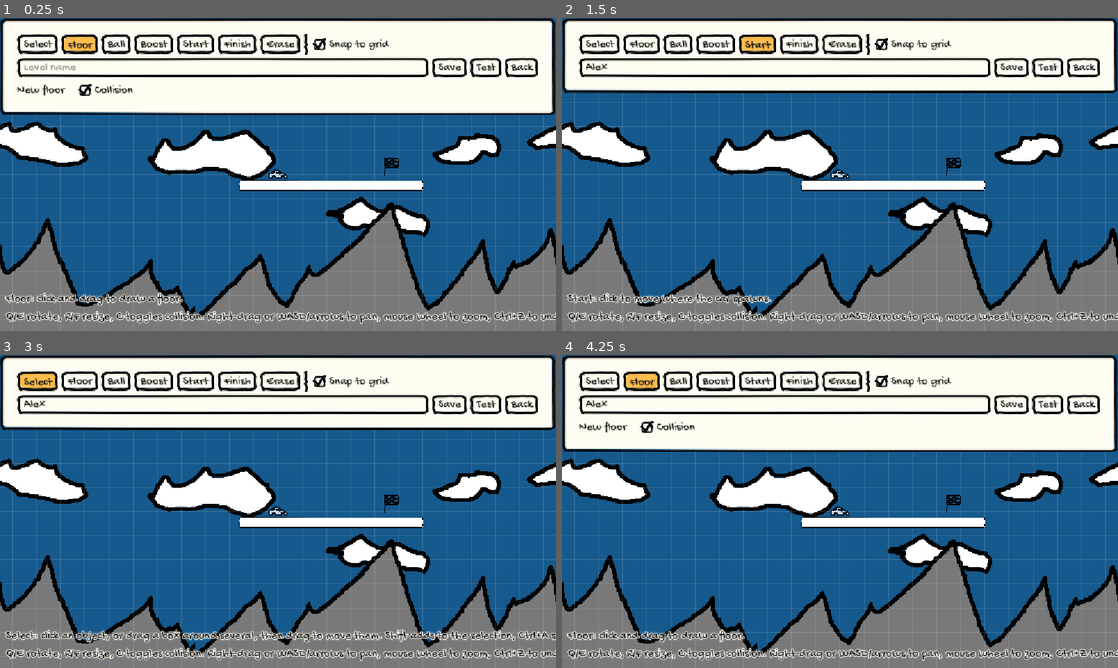
Above: before the commit, frames 1-4 (two rows, left to right).
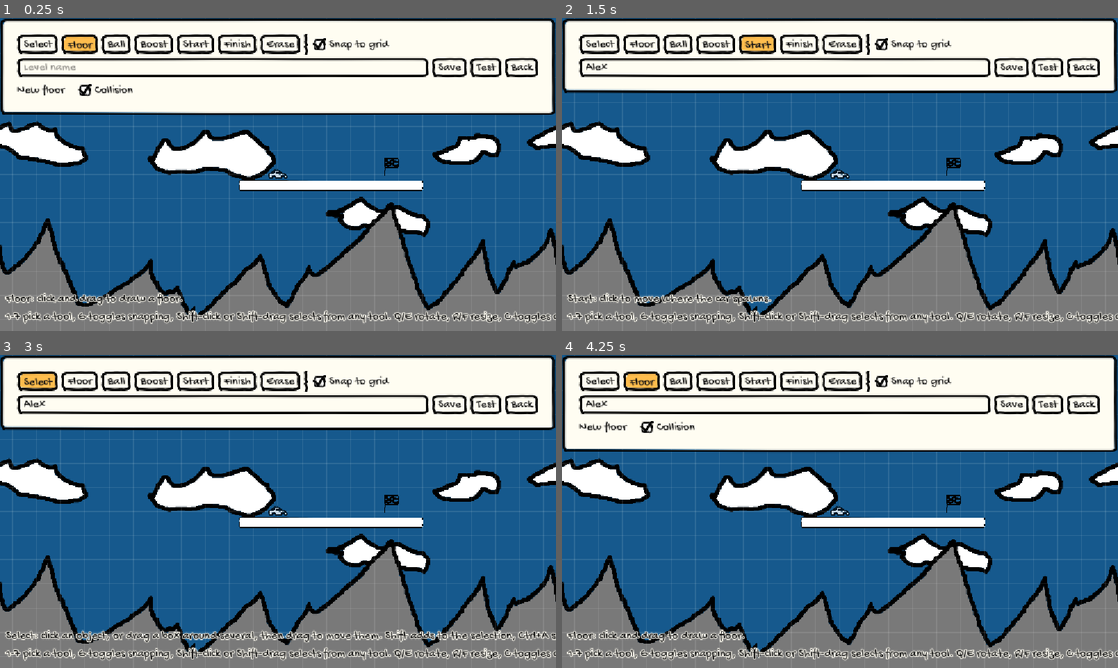
Above: after the commit, the same moments.

Repository: Toemmsen96/crappy-wheels
Game: Godot game, scene res://scenes/level_builder.tscn
Same seed, same stepped clock (60 frames per second), same inputs: the game is played once before the commit and once after it. This scene is started directly instead of the project's main scene.
Inputs (mouse positions are in pixels of both pictures, inside the frame that each line leads up to):
- Up to frame 1 (0.25 s): no input
- Up to frame 2 (1.5 s): click (784, 68) at 0.52 s; type "Alex" at 0.6 s; click "Start" at 1.25 s
- Up to frame 3 (3 s): click "Start" at 2 s; click "Select" at 2.75 s
- Up to frame 4 (4.25 s): click "Floor" at 3.5 s

The runs differ from the first frame. In frame 1, 2.1% of the frame differs, in the area x 0-100%, y 93-98%; in frame 2, 2.1%; in frame 3, 2.1%; in frame 4, 2.1%.

Commit message:
:sparkles: updated level builder

Diff:
--- a/scripts/level_builder.gd
+++ b/scripts/level_builder.gd
@@ -23,6 +23,18 @@
 const FREE_ANGLE_STEP := 1.0
 ## R/F multiply or divide the size by this.
 const RESIZE_FACTOR := 1.1
+## Ctrl+D puts the copies this far from the originals, so both can be seen.
+const DUPLICATE_OFFSET := Vector2(GRID_SIZE, GRID_SIZE) * 2.0
+## The number keys pick the tools in the order of the toolbar.
+const TOOL_KEYS := {
+	KEY_1: MapBuilderUI.Tool.SELECT, KEY_KP_1: MapBuilderUI.Tool.SELECT,
+	KEY_2: MapBuilderUI.Tool.FLOOR, KEY_KP_2: MapBuilderUI.Tool.FLOOR,
+	KEY_3: MapBuilderUI.Tool.BALL, KEY_KP_3: MapBuilderUI.Tool.BALL,
+	KEY_4: MapBuilderUI.Tool.BOOST, KEY_KP_4: MapBuilderUI.Tool.BOOST,
+	KEY_5: MapBuilderUI.Tool.START, KEY_KP_5: MapBuilderUI.Tool.START,
+	KEY_6: MapBuilderUI.Tool.FINISH, KEY_KP_6: MapBuilderUI.Tool.FINISH,
+	KEY_7: MapBuilderUI.Tool.ERASE, KEY_KP_7: MapBuilderUI.Tool.ERASE,
+}
 # Size slider ranges for common sizes. Typing in the size box goes further, up to the LevelData limits.
 const FLOOR_LENGTH_SLIDER_MIN := 10.0
 const FLOOR_LENGTH_SLIDER_MAX := 1000.0
@@ -90,6 +102,8 @@
 var _box_start := Vector2.ZERO
 # What was selected when a box was started with Shift held, which stays selected.
 var _box_kept: Array[Node2D] = []
+# Objects copied with Ctrl+C, as {"kind": Kind, "data": Dictionary}, for Ctrl+V.
+var _clipboard: Array[Dictionary] = []
 
 
 func _ready() -> void:
@@ -143,7 +157,9 @@
 		else:
 			_is_moving = false
 
-	if not ui.is_dialog_open and not (get_viewport().gui_get_focus_owner() is LineEdit):
+	# Ctrl is held for shortcuts like Ctrl+S, whose letters also pan.
+	if not ui.is_dialog_open and not (get_viewport().gui_get_focus_owner() is LineEdit) \
+			and not Input.is_key_pressed(KEY_CTRL) and not Input.is_key_pressed(KEY_META):
 		var direction := Input.get_vector(Inputs.MOVE_LEFT, Inputs.MOVE_RIGHT, Inputs.MOVE_UP, Inputs.MOVE_DOWN)
 		camera.position += direction * PAN_SPEED * delta / camera.zoom.x
 
@@ -166,6 +182,9 @@
 				_zoom_at(mouse_button.position, 1.0 / ZOOM_STEP)
 			MOUSE_BUTTON_LEFT:
 				get_viewport().gui_release_focus()
+				# Shift selects from every tool, so picking objects doesn't need a trip to the toolbar.
+				if mouse_button.shift_pressed and _tool != MapBuilderUI.Tool.SELECT:
+					ui.select_tool(MapBuilderUI.Tool.SELECT)
 				_use_tool(get_global_mouse_position(), mouse_button.shift_pressed)
 	elif mouse_motion and mouse_motion.button_mask & (MOUSE_BUTTON_MASK_RIGHT | MOUSE_BUTTON_MASK_MIDDLE):
 		camera.position -= mouse_motion.relative / camera.zoom
@@ -182,8 +201,23 @@
 				if _tool != MapBuilderUI.Tool.SELECT:
 					return
 				_select(_all_objects())
+			KEY_C:
+				_copy()
+			KEY_V:
+				_paste()
+			KEY_D:
+				if _selected.is_empty():
+					return
+				_copy()
+				_add_copies(DUPLICATE_OFFSET)
+			KEY_S:
+				_save()
+			KEY_ENTER, KEY_KP_ENTER:
+				_test()
 			_:
 				return
+	elif TOOL_KEYS.has(key.keycode):
+		ui.select_tool(TOOL_KEYS[key.keycode])
 	else:
 		var angle_step := deg_to_rad(SNAPPED_ANGLE_STEP if ui.snap_enabled else FREE_ANGLE_STEP)
 		match key.keycode:
@@ -197,6 +231,11 @@
 				_edit_settings_targets(_resize_by.bind(1.0 / RESIZE_FACTOR))
 			KEY_C:
 				_toggle_collision()
+			KEY_G:
+				ui.snap_enabled = not ui.snap_enabled
+				ui.show_status("Snapping to the grid is %s." % ("on" if ui.snap_enabled else "off"))
+			KEY_HOME:
+				camera.position = _level.start
 			KEY_DELETE, KEY_BACKSPACE:
 				if _selected.is_empty():
 					return
@@ -407,6 +446,51 @@
 	for corner in [Vector2(-half.x, -half.y), Vector2(half.x, -half.y), Vector2(half.x, half.y), Vector2(-half.x, half.y)]:
 		polygon.append(center + (corner as Vector2).rotated(angle))
 	return polygon
+
+
+## Copies the selected objects for _paste().
+func _copy() -> void:
+	if _selected.is_empty():
+		return
+	_clipboard.clear()
+	for node in _selected:
+		_clipboard.append({"kind": _kind_of(node), "data": _data_of(node).duplicate(true)})
+	ui.show_status("Copied %d object%s." % [_clipboard.size(), "" if _clipboard.size() == 1 else "s"])
+
+
+## Adds the copied objects around the mouse, keeping how they lie to each other.
+func _paste() -> void:
+	if _clipboard.is_empty():
+		return
+	var center := Vector2.ZERO
+	for copy in _clipboard:
+		center += copy["data"]["position"]
+	center /= _clipboard.size()
+	# Snapping the distance moved keeps copies that sit between grid points aligned, like moving them does.
+	_add_copies(_snap(get_global_mouse_position() - center))
+
+
+## Adds the copied objects moved by `offset`, and selects them so they can be moved on.
+func _add_copies(offset: Vector2) -> void:
+	var nodes: Array[Node2D] = []
+	for copy in _clipboard:
+		var data: Dictionary = copy["data"].duplicate(true)
+		data["position"] += offset
+		var node: Node2D
+		match copy["kind"]:
+			Kind.TILE:
+				node = _add_tile(data)
+			Kind.BALL:
+				node = _add_ball(data)
+			Kind.BOOST:
+				node = _add_boost(data)
+		if node == null:
+			break # The level is full.
+		nodes.append(node)
+	if nodes.is_empty():
+		return
+	ui.select_tool(MapBuilderUI.Tool.SELECT)
+	_select(nodes)
 
 
 func _all_objects() -> Array[Node2D]:
@@ -601,28 +685,37 @@
 	return _level.boosts[_boost_nodes.find(node)]
 
 
-func _add_tile(tile: Dictionary) -> void:
+## Adds a floor to the level and returns its node, or null if the level is full.
+func _add_tile(tile: Dictionary) -> Node2D:
 	if not _has_room_for_object():
-		return
+		return null
 	_level.tiles.append(tile)
-	_placed_nodes.append(_spawn_tile_node(tile))
+	var node := _spawn_tile_node(tile)
+	_placed_nodes.append(node)
 	_mark_changed()
-
-
-func _add_ball(ball: Dictionary) -> void:
+	return node
+
+
+## Adds a ball to the level and returns its node, or null if the level is full.
+func _add_ball(ball: Dictionary) -> Node2D:
 	if not _has_room_for_object():
-		return
+		return null
 	_level.balls.append(ball)
-	_placed_nodes.append(_spawn_ball_node(ball))
+	var node := _spawn_ball_node(ball)
+	_placed_nodes.append(node)
 	_mark_changed()
-
-
-func _add_boost(boost: Dictionary) -> void:
+	return node
+
+
+## Adds a boost to the level and returns its node, or null if the level is full.
+func _add_boost(boost: Dictionary) -> Node2D:
 	if not _has_room_for_object():
-		return
+		return null
 	_level.boosts.append(boost)
-	_placed_nodes.append(_spawn_boost_node(boost))
+	var node := _spawn_boost_node(boost)
+	_placed_nodes.append(node)
 	_mark_changed()
+	return node
 
 
 func _spawn_tile_node(tile: Dictionary) -> Node2D:
--- a/scripts/map_builder_ui.gd
+++ b/scripts/map_builder_ui.gd
@@ -25,7 +25,7 @@
 	Tool.FINISH: "Finish: click to move the finish flag.",
 	Tool.ERASE: "Erase: click a floor, ball or boost to remove it.",
 }
-const CONTROLS_HINT := "Q/E rotate, R/F resize, C toggles collision. Right-drag or WASD/arrows to pan, mouse wheel to zoom, Ctrl+Z to undo. Esc pauses a test run."
+const CONTROLS_HINT := "1-7 pick a tool, G toggles snapping, Shift-click or Shift-drag selects from any tool. Q/E rotate, R/F resize, C toggles collision. Ctrl+C/Ctrl+V copy and paste at the mouse, Ctrl+D duplicates, Ctrl+Z undoes. Ctrl+S saves, Ctrl+Enter tests. Right-drag or WASD/arrows to pan, mouse wheel to zoom, Home goes back to the start. Esc pauses a test run."
 const SAVE_AND_LEAVE_ACTION := "save_and_leave"
 
 @export var select_button: Button
@@ -68,6 +68,8 @@
 var snap_enabled: bool:
 	get:
 		return snap_check.button_pressed
+	set(value):
+		snap_check.button_pressed = value
 
 var level_name: String:
 	get:
@@ -80,19 +82,27 @@
 	get:
 		return unsaved_dialog.visible
 
+var _tool_buttons: Dictionary[Tool, Button] = {}
+
 
 func _ready() -> void:
-	var tool_buttons := {
-		select_button: Tool.SELECT,
-		floor_button: Tool.FLOOR,
-		ball_button: Tool.BALL,
-		boost_button: Tool.BOOST,
-		start_button: Tool.START,
-		finish_button: Tool.FINISH,
-		erase_button: Tool.ERASE,
+	_tool_buttons = {
+		Tool.SELECT: select_button,
+		Tool.FLOOR: floor_button,
+		Tool.BALL: ball_button,
+		Tool.BOOST: boost_button,
+		Tool.START: start_button,
+		Tool.FINISH: finish_button,
+		Tool.ERASE: erase_button,
 	}
-	for button: Button in tool_buttons:
-		button.pressed.connect(_on_tool_button_pressed.bind(tool_buttons[button]))
+	for tool: Tool in _tool_buttons:
+		var button := _tool_buttons[tool]
+		button.pressed.connect(_on_tool_button_pressed.bind(tool))
+		# The number keys pick the tools in the order of the buttons.
+		button.tooltip_text = "%s (%d)" % [TOOL_HINTS[tool].get_slice(":", 0), tool + 1]
+	snap_check.tooltip_text = "Snap to the grid (G)"
+	save_button.tooltip_text = "Save (Ctrl+S)"
+	test_button.tooltip_text = "Test (Ctrl+Enter)"
 	name_edit.max_length = LevelData.MAX_NAME_LENGTH
 	name_edit.text_changed.connect(func(new_text: String) -> void:
 		level_name_changed.emit(new_text.strip_edges()))
@@ -112,6 +122,12 @@
 	strength_input.value_changed.connect(strength_changed.emit)
 	hide_settings()
 	_show_hint(Tool.FLOOR)
+
+
+## Picks a tool as if its button was pressed.
+func select_tool(tool: Tool) -> void:
+	_tool_buttons[tool].button_pressed = true
+	_on_tool_button_pressed(tool)
 
 
 func show_status(text: String) -> void:
